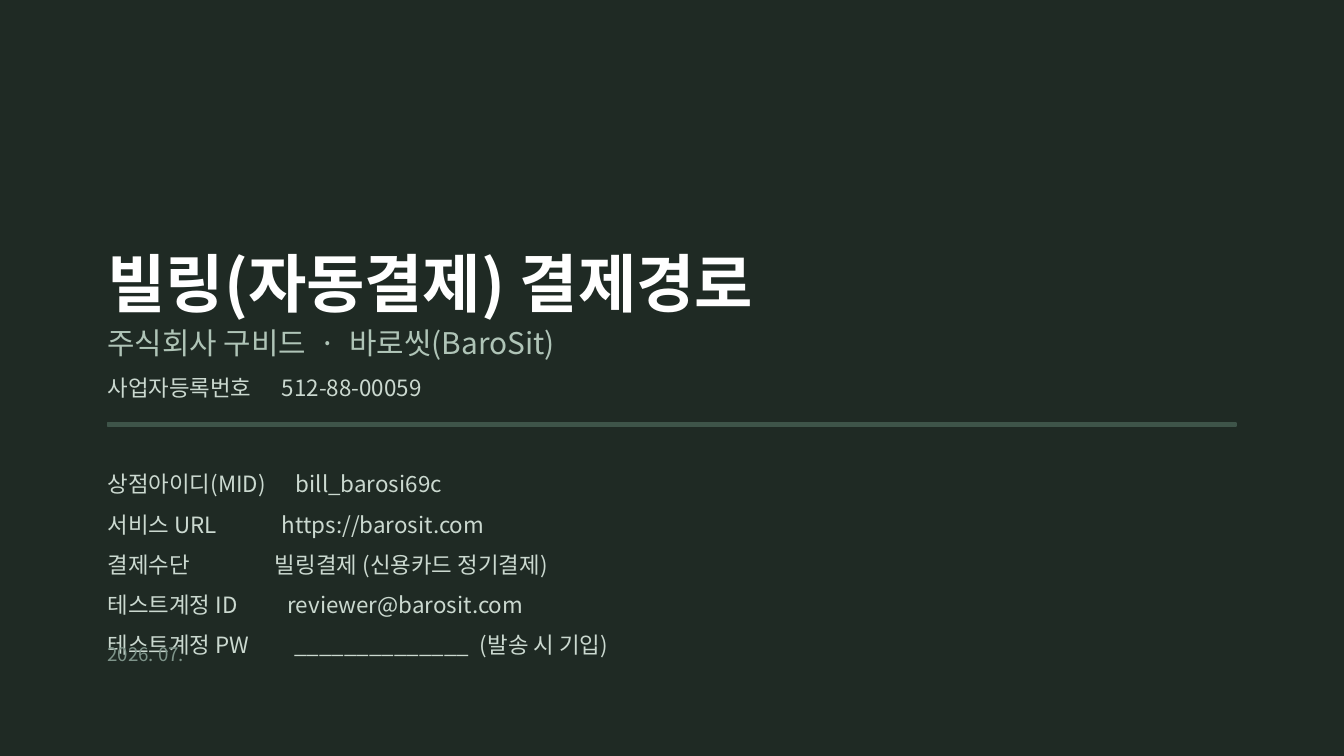
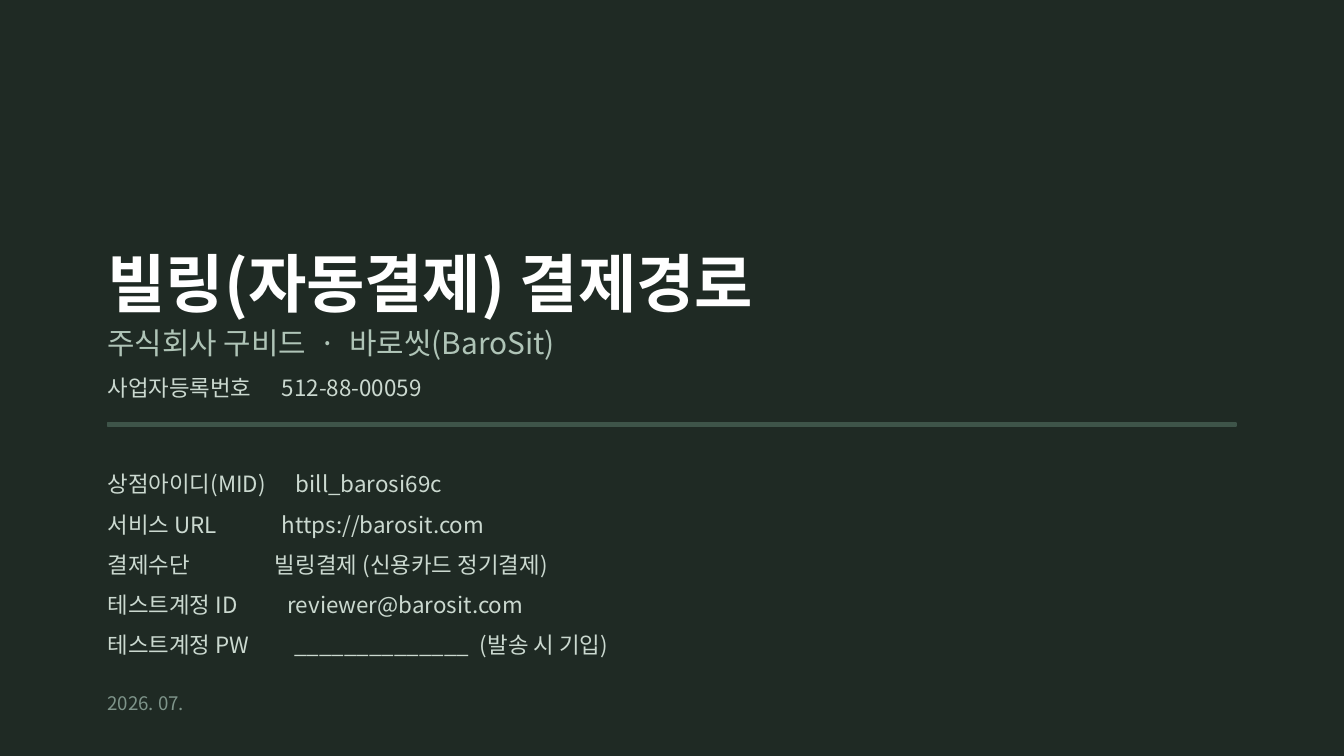
Before and after one commit to jay365-code/barosit, a slide deck: slide 1 of docs/바로씻_빌링결제경로.pptx. Drawn at 1344x756 pixels with LibreOffice and Linux fonts; fonts in the diff are those of the drawing. Boxes give left, top, right and bottom in pixels: in the first picture for what was removed or moved away, otherwise in the second. Text is boxed around its words. In the diff, an @@ line names an element or a change of style, - is before the commit and + after.

```diff
--- a/docs/바로씻_빌링결제경로.pptx
+++ b/docs/바로씻_빌링결제경로.pptx
@@ text "2026. 07." rewrapped from box(107, 642, 184, 661) to box(107, 696, 184, 710) @@
```
Also in this commit, not shown: 9 other slides changed, 1 slide added, 1 other file.
